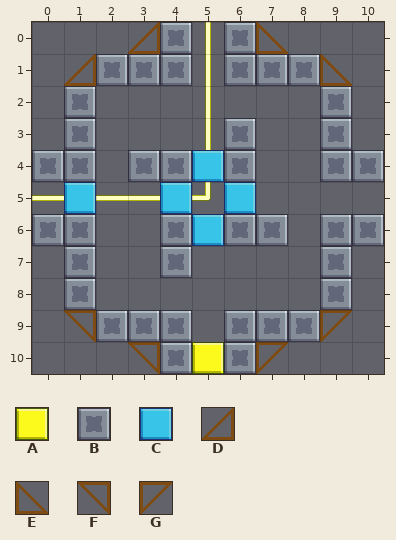
Tiled map (JSON): Assets/Level_Editor/TileMap/Room_7.tmj. This is how it looked before the edit.
Cells are 32x32 px. Shown: x 0..10, y 0..10.
Key: from "tileSet": A 32 "block", B 33 "wall", C 45 "glass", D 106 "bridge", E 107 "bridge", F 116 "bridge", G 117 "bridge".
_ is an empty cell.
Layers that did not change in this view are not listed.
Layer "Blocks" before, first column x 0:
 0 ___DB_BE___
 1 _DBBB_BBBE_
 2 _B_______B_
 3 _B____B__B_
 4 BB_BBCB__BB
 5 _C__C_C____
 6 BB__BCBB_BB
 7 _B__B____B_
 8 _B_______B_
 9 _FBBB_BBBG_
10 ___FBABG___
New version:
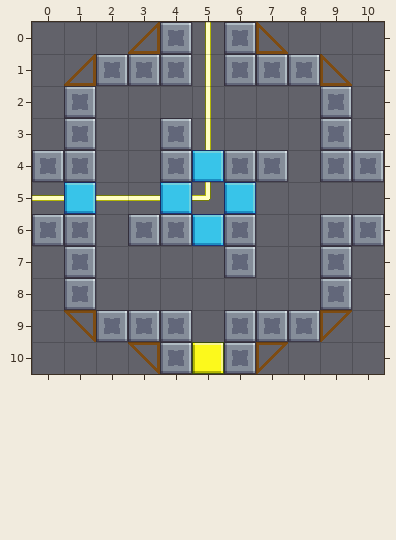
What changed:
Layer "Blocks":
Tile B now appears in row 3 at x 4; in row 4 at x 7; in row 6 at x 3; in row 7 at x 6.
The author cleared tile B in row 3 at x 6; in row 4 at x 3; in row 6 at x 7; in row 7 at x 4.
Changed places in both pictures, as pixel boxes (x1, y1, x2, y2):
changed: (128, 118, 192, 182)
changed: (224, 118, 288, 182)
changed: (128, 214, 192, 278)
changed: (224, 214, 288, 278)
